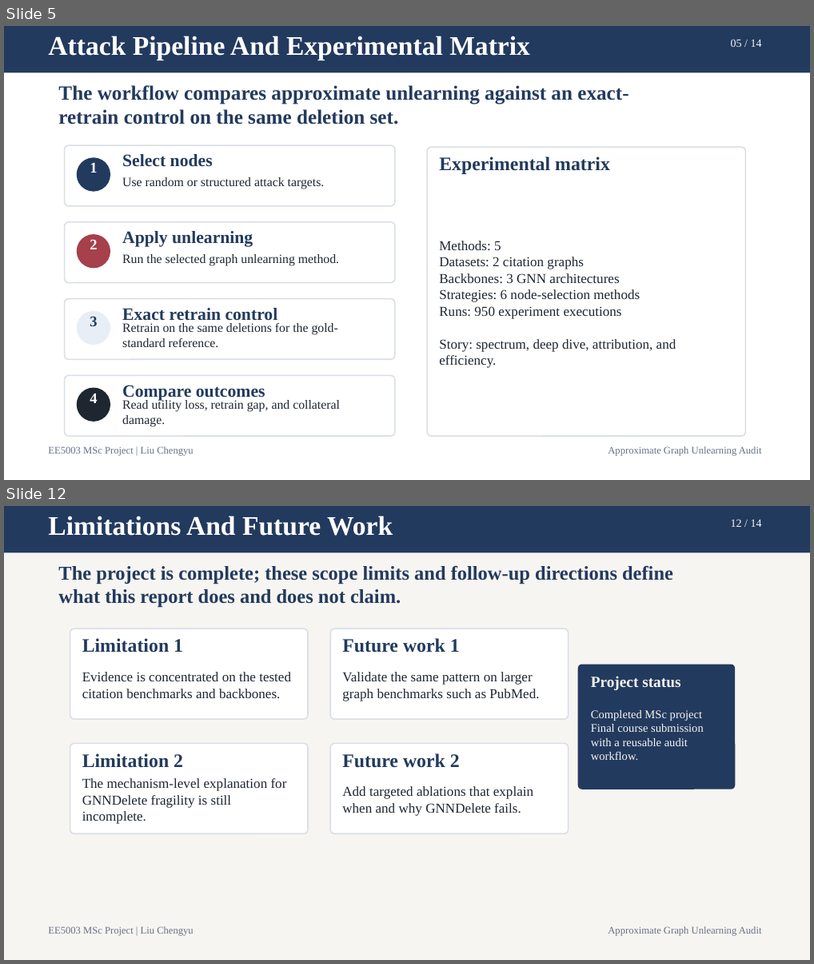
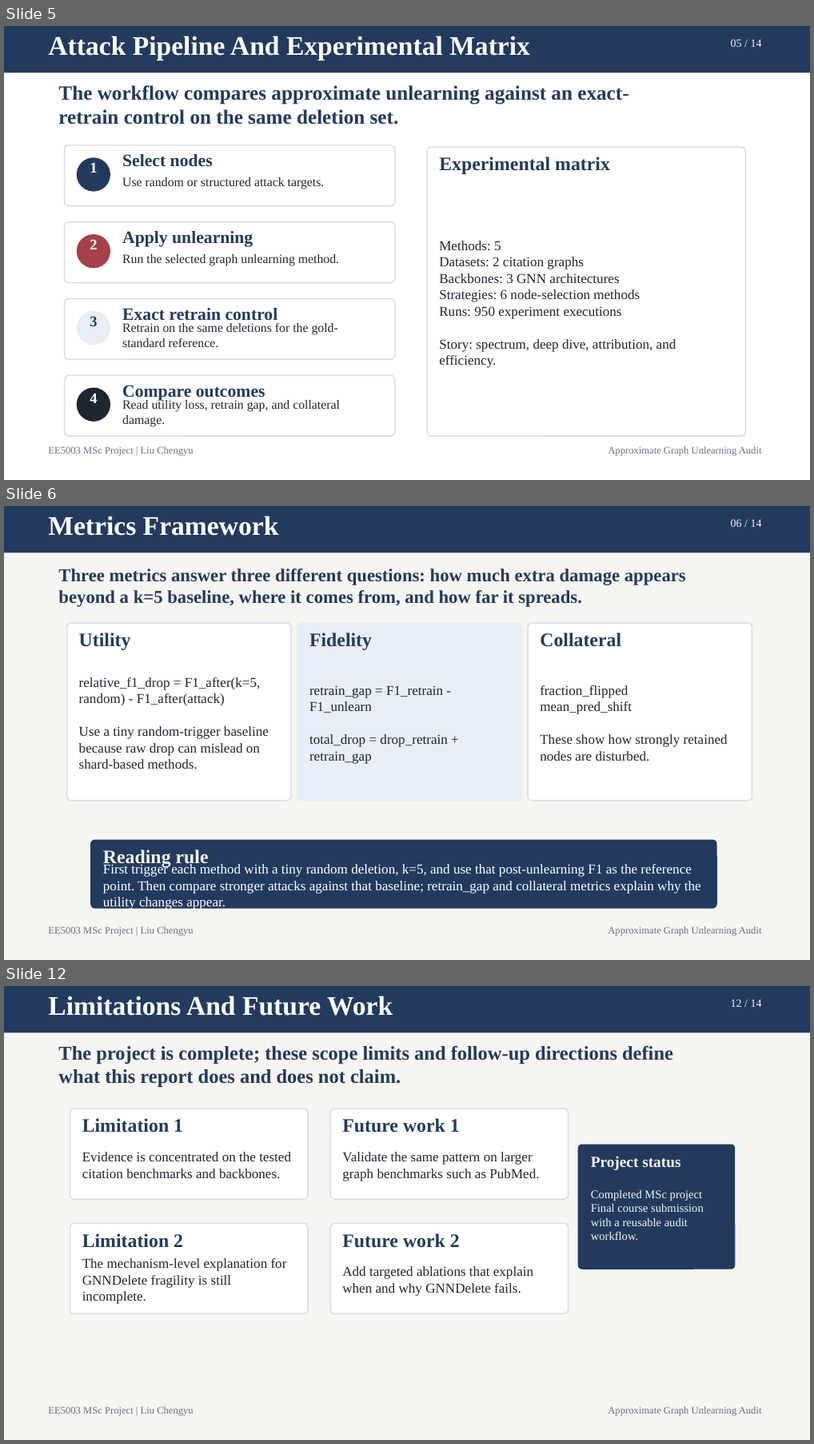
Before and after one commit to lelelelelelelelelelelelele/OpenGU, a slide deck: GULib-master/report/0417_5003report/ppt/out-test/final_15min_defense.pptx. Shown one above the other, each under a label of ours: slides 5 and 12 before the commit, slides 5, 6 and 12 after it; the slides between them are not shown. The pictures are 814x964 and 814x1444 pixels, drawn with LibreOffice and Linux fonts; fonts in the diff are those of the drawing. Boxes give left, top, right and bottom in pixels: in the first picture for what was removed or moved away, otherwise in the second. Text is boxed around its words. In the diff, an @@ line names an element or a change of style, - is before the commit and + after.

```diff
--- a/GULib-master/report/0417_5003report/ppt/out-test/final_15min_defense.pptx
+++ b/GULib-master/report/0417_5003report/ppt/out-test/final_15min_defense.pptx
@@ slide 6 added at (4,506,810,960), background #F7F5F1 @@
@@ rectangle added at (4,506,810,552), fill #223A5E @@
@@ text added at (48,516,279,536), 24 pt, text #FFFFFF, bold @@
+Metrics Framework
@@ text added at (731,519,762,527), 10 pt, text #F7F5F1 @@
+06 / 14
@@ text added at (58,568,686,607), 16.2 pt, text #223A5E, bold @@
+Three metrics answer three different questions: how much extra damage appears beyond a k=5 baseline, where it comes from, and how far it spreads.
@@ rounded rectangle added at (67,623,291,800), fill #FFFFFF, outline #D9DEE7 1.1 pt @@
@@ rounded rectangle added at (298,623,522,800), fill #E8EEF5, outline #E8EEF5 1.1 pt @@
@@ rounded rectangle added at (528,623,752,800), fill #FFFFFF, outline #D9DEE7 1.1 pt @@
@@ text added at (79,632,131,650), 17 pt, text #223A5E, bold @@
+Utility
@@ text added at (310,632,372,650), 17 pt, text #223A5E, bold @@
+Fidelity
@@ text added at (540,632,622,647), 17 pt, text #223A5E, bold @@
+Collateral
@@ text added at (79,677,269,768), 12.2 pt, text #1E2630 @@
+relative_f1_drop = F1_after(k=5, random) - F1_after(attack)
+Use a tiny random-trigger baseline because raw drop can mislead on shard-based methods.
@@ text added at (310,685,447,764), 12.2 pt, text #1E2630 @@
+retrain_gap = F1_retrain - F1_unlearn
+total_drop = drop_retrain + retrain_gap
@@ text added at (540,685,728,760), 12.2 pt, text #1E2630 @@
+fraction_flipped
+mean_pred_shift
+These show how strongly retained nodes are disturbed.
@@ rounded rectangle added at (91,840,717,908), fill #223A5E, outline #223A5E 1.1 pt @@
@@ text added at (103,849,209,868), 17 pt, text #F7F5F1, bold @@
+Reading rule
@@ text added at (103,862,702,909), 12.2 pt, text #FFFFFF @@
+First trigger each method with a tiny random deletion, k=5, and use that post-unlearning F1 as the reference point. Then compare stronger attacks against that baseline; retrain_gap and collateral metrics explain why the utility changes appear.
@@ text added at (48,926,194,936), 9 pt, text #667085 @@
+EE5003 MSc Project | Liu Chengyu
@@ text added at (608,926,762,936), 9 pt, text #667085 @@
+Approximate Graph Unlearning Audit
```
Also in this commit, not shown: 4 slides changed, 1 other slide added, 2 slides removed, 8 other files.
